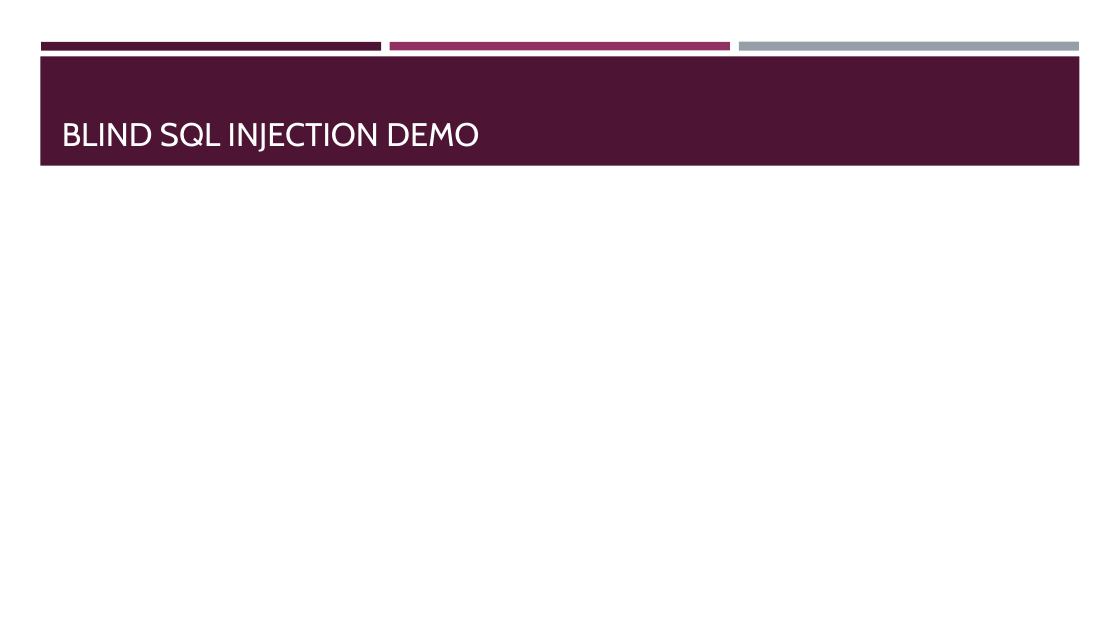
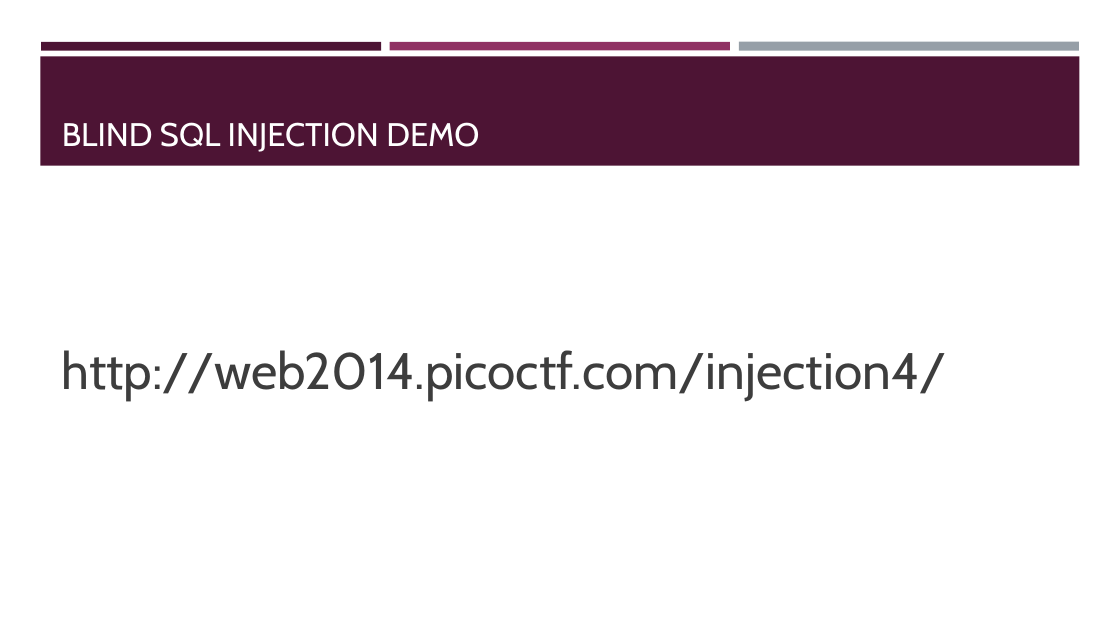
Before and after one commit to sidsenkumar11/sidsenkumar11.github.io, a slide deck: slide 18 of presentations/9-16_GreyHat_SQL_Injection.pptx. Drawn at 1120x630 pixels with LibreOffice and Linux fonts; fonts in the diff are those of the drawing. Boxes give left, top, right and bottom in pixels: in the first picture for what was removed or moved away, otherwise in the second. Text is boxed around its words. In the diff, an @@ line names an element or a change of style, - is before the commit and + after.

Commit message:
Completed SQL Injection Presentation
Updated Intro Presentation

```diff
--- a/presentations/9-16_GreyHat_SQL_Injection.pptx
+++ b/presentations/9-16_GreyHat_SQL_Injection.pptx
@@ text added at [62, 350, 947, 400], 44 pt, text #3D3D3D @@
+http://web2014.picoctf.com/injection4/
```
Also in this commit, not shown: 5 other slides changed, 1 slide added.
